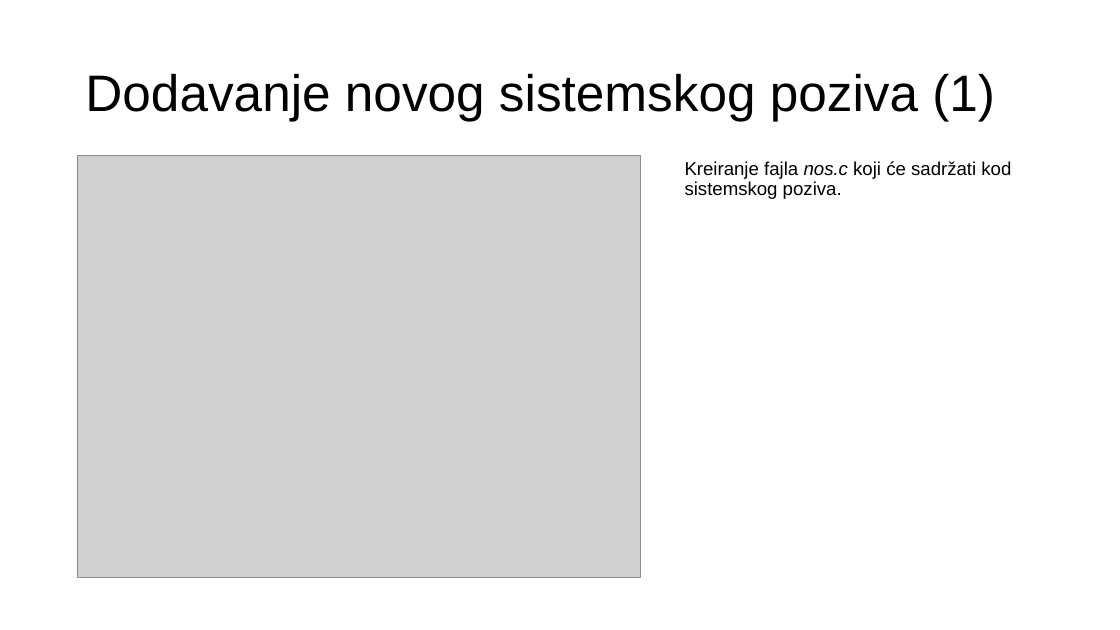
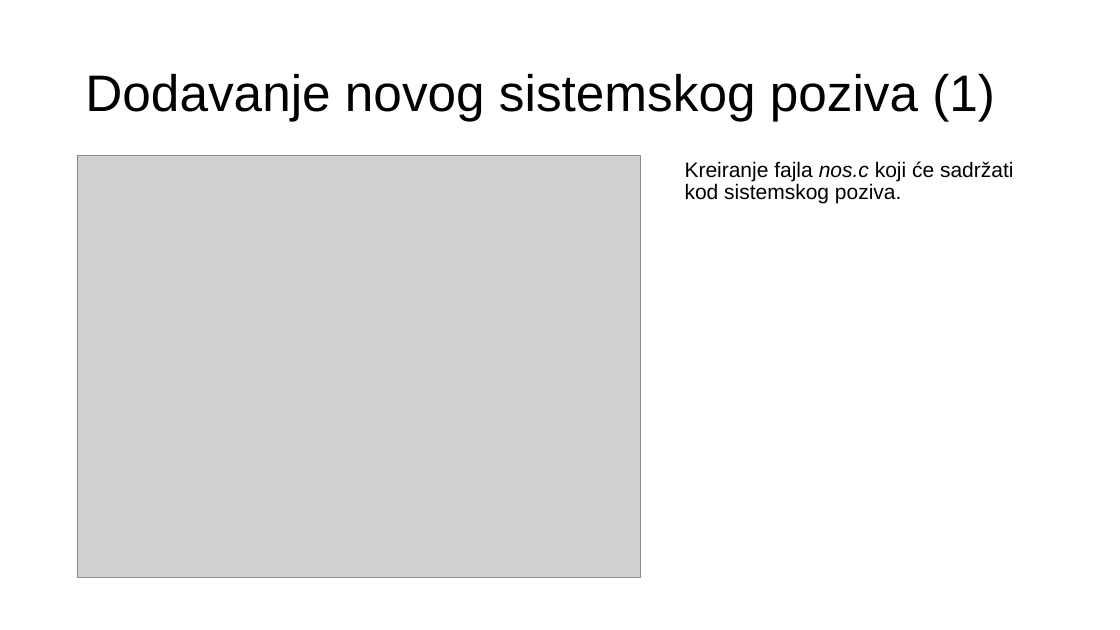
Before and after one commit to vukadindraskovic/NOS1, a slide deck: slide 3 of Napredni operativni sistemi.pptx. Drawn at 1120x630 pixels with LibreOffice and Linux fonts; fonts in the diff are those of the drawing; grey boxes stand for pictures. Boxes give left, top, right and bottom in pixels: in the first picture for what was removed or moved away, otherwise in the second. Text is boxed around its words. In the diff, an @@ line names an element or a change of style, - is before the commit and + after.

```diff
--- a/Napredni operativni sistemi.pptx
+++ b/Napredni operativni sistemi.pptx
@@ text "Kreiranje fajla nos.c koji će ..." at box(685, 161, 1013, 204): size 16 to 18 pt @@
```
Also in this commit, not shown: 6 other slides changed, 1 other file.
